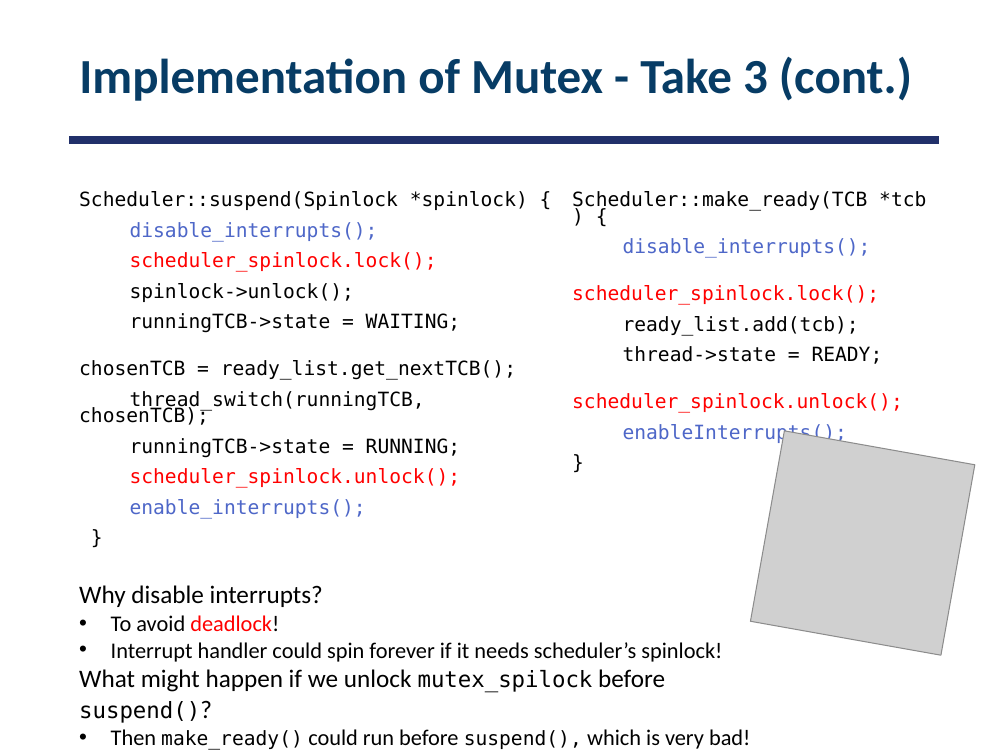
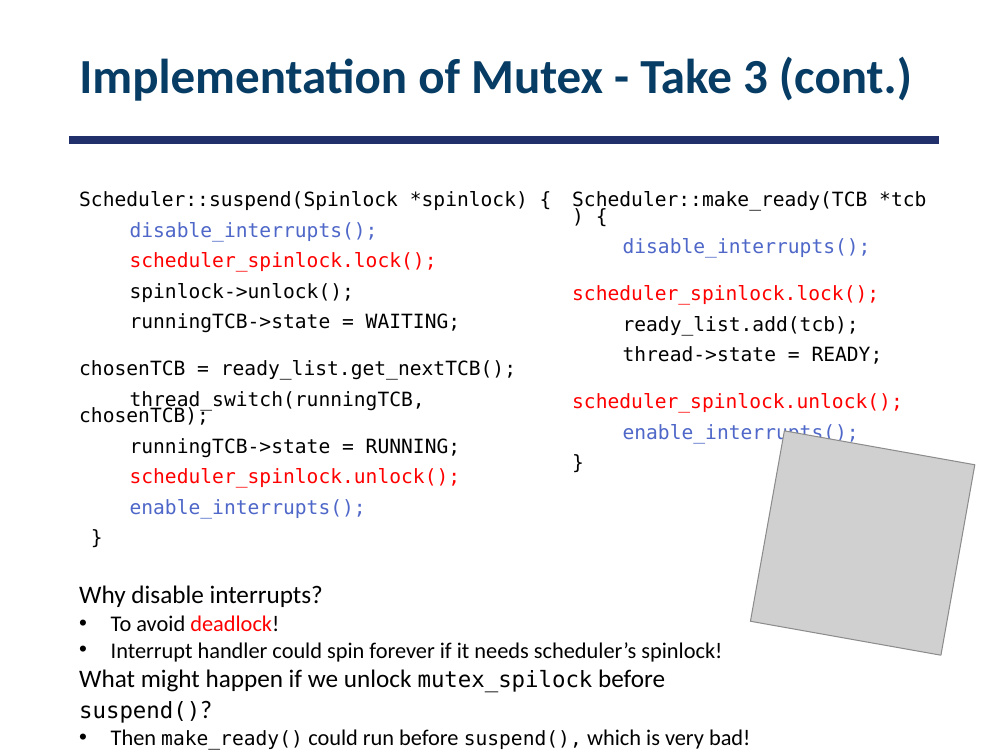
Before and after one commit to smajidzahedi/ECE350, a slide deck: slide 39 of 03-multithreaded.pptx. Drawn at 1008x756 pixels with LibreOffice and Linux fonts; fonts in the diff are those of the drawing; grey boxes stand for pictures. Boxes give left, top, right and bottom in pixels: in the first picture for what was removed or moved away, otherwise in the second. Text is boxed around its words. In the diff, an @@ line names an element or a change of style, - is before the commit and + after.

```diff
--- a/03-multithreaded.pptx
+++ b/03-multithreaded.pptx
@@ text at (x1=623, y1=424, x2=859, y2=444): text changed @@
-enableInterrupts();
+enable_interrupts();
```
Also in this commit, not shown: 2 other slides changed, 1 other file.
